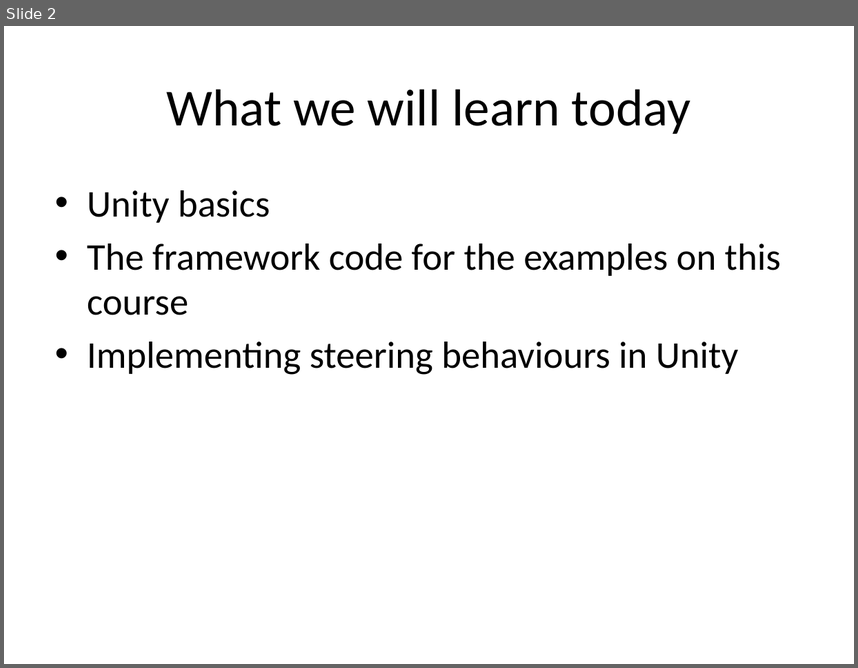
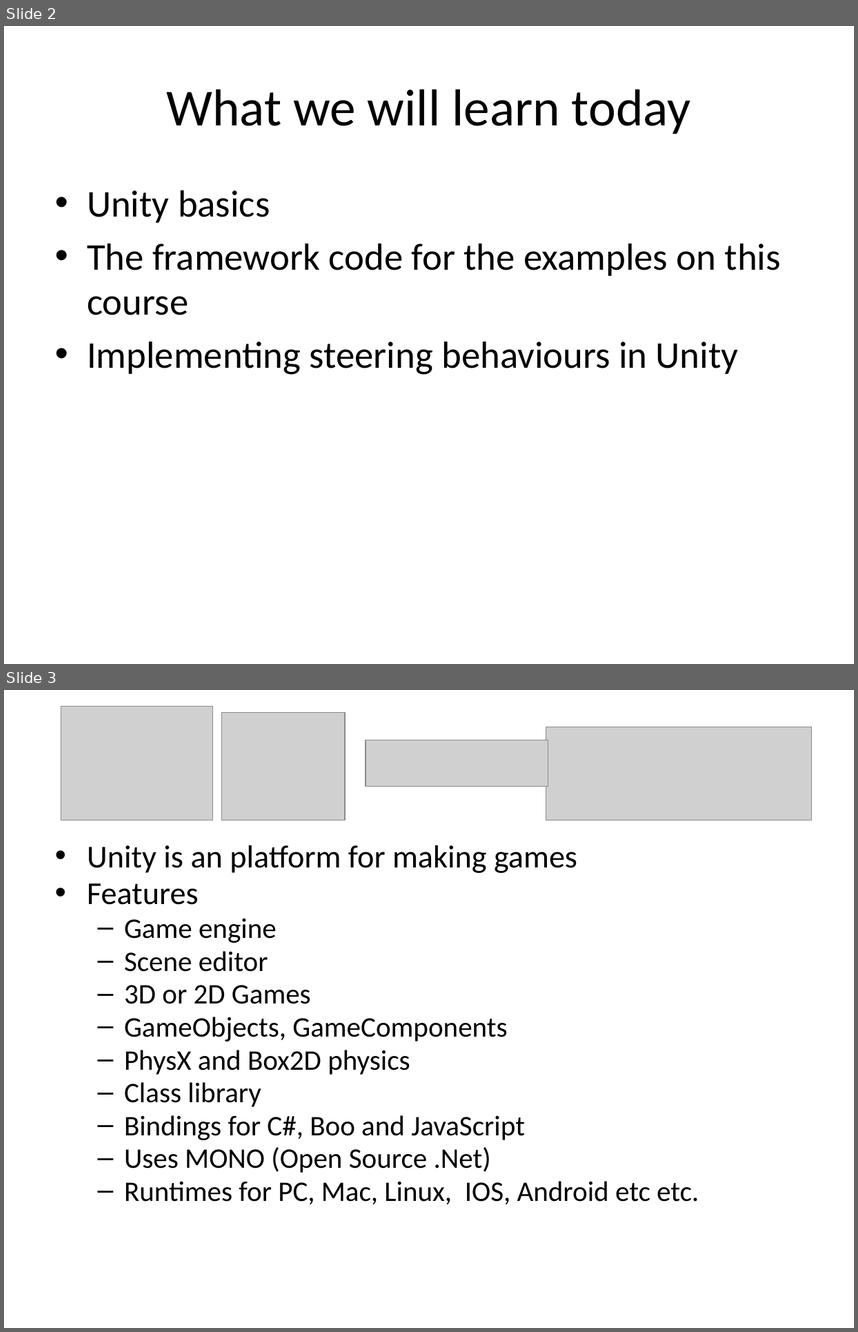
Before and after one commit to skooter500/UnitySteeringBehaviours, a slide deck: Lectures/Game AI 3.pptx. Shown one above the other, each under a label of ours: slide 2 before the commit, slides 2 and 3 after it. The pictures are 858x668 and 858x1332 pixels, drawn with LibreOffice and Linux fonts; fonts in the diff are those of the drawing; grey boxes stand for pictures; background and template pictures are left out. Boxes give left, top, right and bottom in pixels: in the first picture for what was removed or moved away, otherwise in the second. Text is boxed around its words. In the diff, an @@ line names an element or a change of style, - is before the commit and + after.

```diff
--- a/Lectures/Game AI 3.pptx
+++ b/Lectures/Game AI 3.pptx
@@ slide 3 added at <box>4,690,854,1328</box>, background #FFFFFF @@
@@ picture added at <box>61,706,213,820</box> @@
@@ picture added at <box>221,712,345,820</box> @@
@@ picture added at <box>546,727,811,820</box> @@
@@ picture added at <box>366,740,548,786</box> @@
@@ text added at <box>87,845,699,1204</box>, 24 pt, text #000000 @@
+• Unity is an platform for making games
+• Features
+  – Game engine
+  – Scene editor
+  – 3D or 2D Games
+  – GameObjects, GameComponents
+  – PhysX and Box2D physics
+  – Class library
+  – Bindings for C#, Boo and JavaScript
+  – Uses MONO (Open Source .Net)
+  – Runtimes for PC, Mac, Linux, IOS, Android etc etc.
```
Also in this commit, not shown: 22 other slides added, 19 other files.
